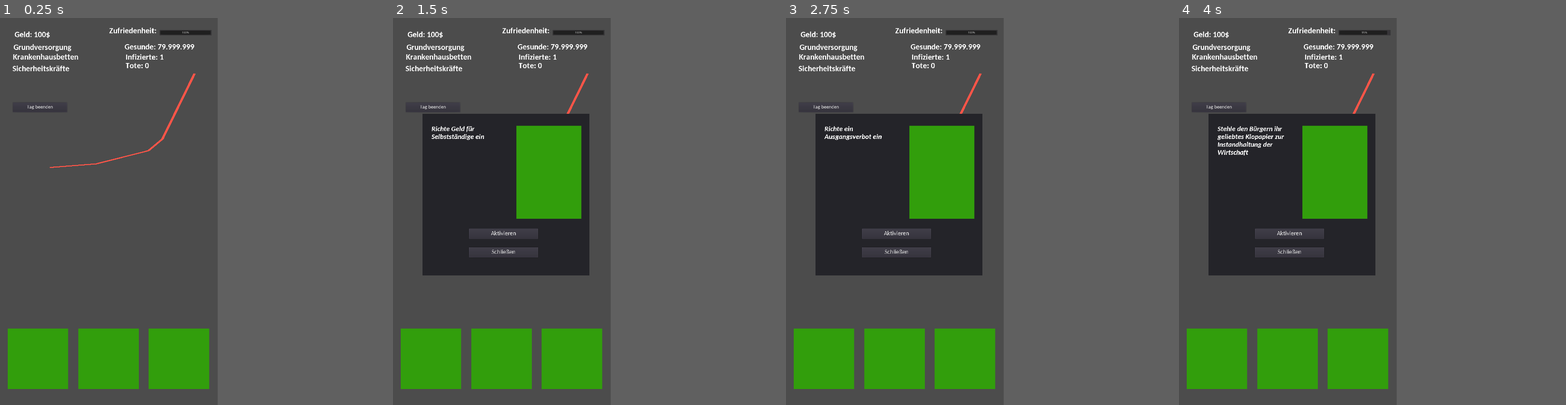
Above: before the commit, frames 1-4 (left to right).
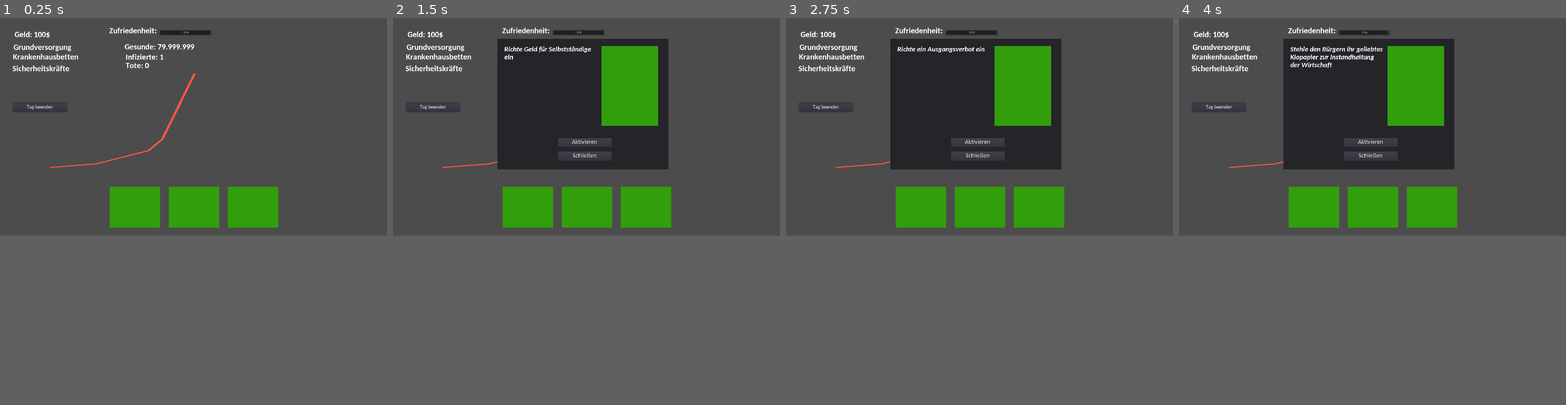
Above: after the commit, the same moments.

Repository: Cards-against-Corona/Cards-against-Corona
Game: Godot game, scene res://Scenes and Scripts/Game.tscn
The game is run twice, just before and just after one commit, with the same random seed, the same clock (stepped at 60 frames per second) and the same inputs. Before the commit the project has no main scene; this scene is started directly in both runs.
Inputs (mouse positions are in pixels of both pictures, inside the frame that each line leads up to; where the layout moved, square brackets give the same spot in the first picture):
- Up to frame 1 (0.25 s): no input
- Up to frame 2 (1.5 s): click (470, 354) [431, 358] at 0.5 s; click (501, 354) [501, 358] at 1.25 s
- Up to frame 3 (2.75 s): click (929, 354) [964, 358] at 2 s
- Up to frame 4 (4 s): click "Aktivieren" at 2.75 s; click (1256, 354) [1217, 358] at 3.5 s
In our replay, the window is 450x800 before the commit and 800x450 after it. These sizes can differ from the game's own. Grey fills any space a smaller window leaves; there, only what the larger window draws over its background counts as a difference.

The runs differ from the first frame. In frame 1, 12% of the frame differs, in the area x 2-72%, y 2-96%; in frame 2, 35%; in frame 3, 35%; in frame 4, 35%.

Commit message:
Alles auf Landscape umgeändert

Diff:
--- a/Scenes and Scripts/Karten.tscn
+++ b/Scenes and Scripts/Karten.tscn
@@ -20,10 +20,11 @@
 }
 
 [node name="ScrollContainer" type="ScrollContainer" parent="."]
-margin_left = 37.7466
-margin_top = 1541.11
-margin_right = 1061.75
-margin_bottom = 1853.11
+margin_left = 544.173
+margin_top = 837.224
+margin_right = 1550.17
+margin_bottom = 1158.22
+rect_scale = Vector2( 0.837, 0.678 )
 scroll_vertical_enabled = false
 __meta__ = {
 "_edit_use_anchors_": false
@@ -65,24 +66,24 @@
 
 [node name="Infoübersicht" type="Panel" parent="."]
 visible = false
-margin_left = 146.0
-margin_top = 476.0
-margin_right = 974.0
-margin_bottom = 1278.0
+margin_left = 518.0
+margin_top = 103.0
+margin_right = 1367.0
+margin_bottom = 751.0
 __meta__ = {
 "_edit_use_anchors_": false
 }
 
 [node name="Sprite" type="Sprite" parent="Infoübersicht"]
-position = Vector2( 627.787, 288.641 )
-scale = Vector2( 1.07439, 1.5393 )
+position = Vector2( 658.053, 233.931 )
+scale = Vector2( 0.936938, 1.31989 )
 texture = ExtResource( 1 )
 
 [node name="Label" type="Label" parent="Infoübersicht"]
-margin_left = 45.0
-margin_top = 58.0
-margin_right = 422.0
-margin_bottom = 518.0
+margin_left = 34.0
+margin_top = 36.0
+margin_right = 501.0
+margin_bottom = 442.0
 custom_fonts/font = SubResource( 1 )
 text = "Dies sind die Vor- und Nachteile dieser Karte: Geld -100 Ansehen -15"
 autowrap = true
@@ -91,10 +92,10 @@
 }
 
 [node name="Aktivieren" type="Button" parent="Infoübersicht"]
-margin_left = 231.366
-margin_top = 569.475
-margin_right = 574.366
-margin_bottom = 620.475
+margin_left = 300.4
+margin_top = 491.698
+margin_right = 567.15
+margin_bottom = 536.638
 custom_fonts/font = SubResource( 2 )
 text = "Aktivieren"
 __meta__ = {
@@ -102,10 +103,10 @@
 }
 
 [node name="Schließen" type="Button" parent="Infoübersicht"]
-margin_left = 230.661
-margin_top = 660.858
-margin_right = 573.661
-margin_bottom = 711.858
+margin_left = 300.392
+margin_top = 560.32
+margin_right = 567.142
+margin_bottom = 605.26
 custom_fonts/font = SubResource( 2 )
 text = "Schließen"
 __meta__ = {
--- a/project.godot
+++ b/project.godot
@@ -16,13 +16,13 @@
 [application]
 
 config/name="Cards against Corona"
+run/main_scene="res://Scenes and Scripts/Game.tscn"
 config/icon="res://icon.png"
 
 [display]
 
-window/size/width=1080
-window/size/height=1920
-window/handheld/orientation="portrait"
+window/size/width=1920
+window/size/height=1080
 window/stretch/mode="viewport"
 window/stretch/aspect="keep"
 
